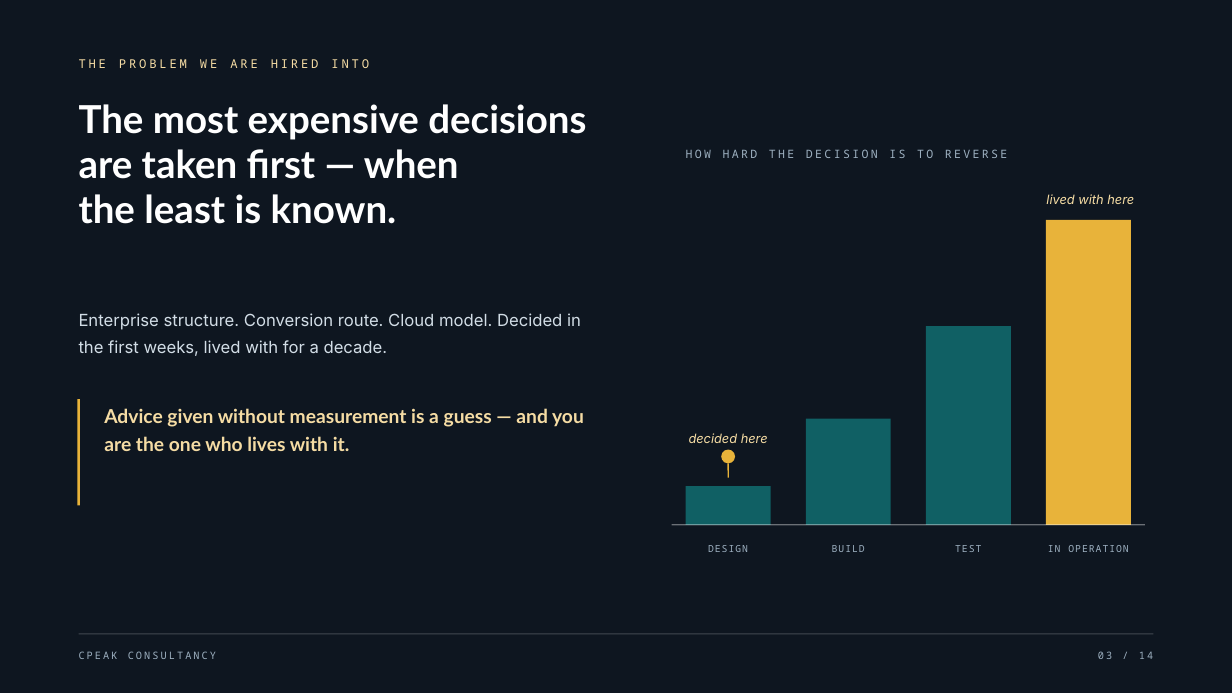
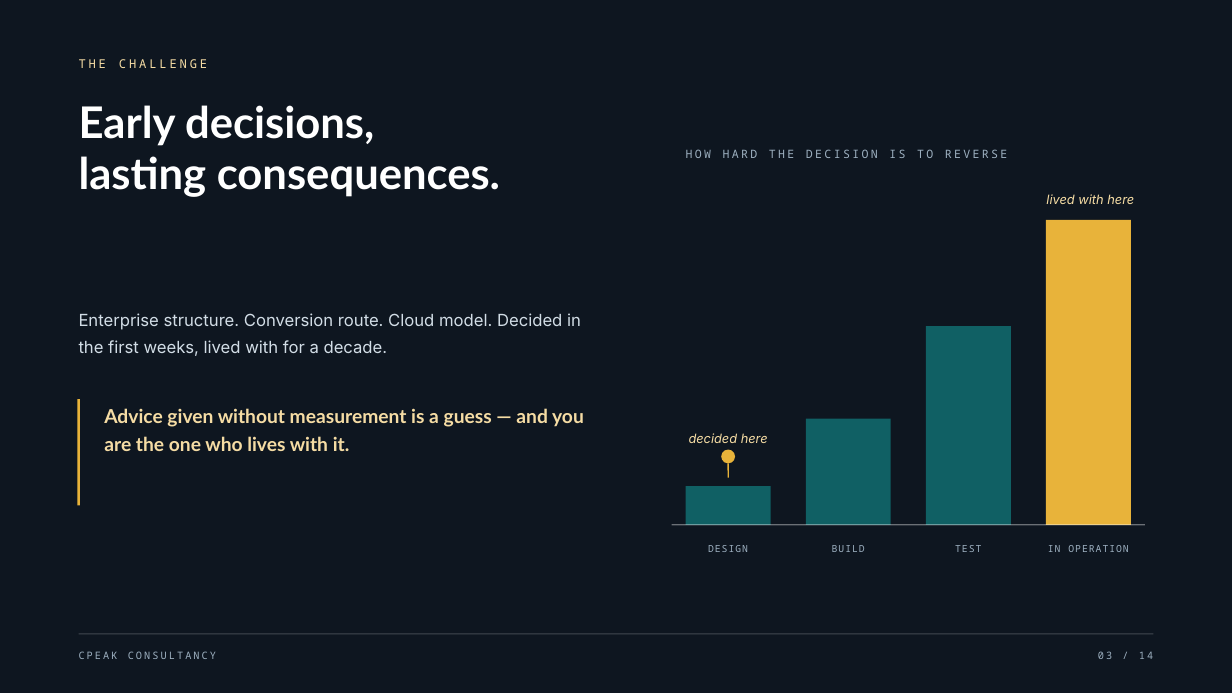
Before and after one commit to narinygt/Default, a slide deck: slide 3 of presentation/CPeak-Consultancy-Corporate-Presentation-EN.pptx. Drawn at 1232x693 pixels with LibreOffice and Linux fonts; fonts in the diff are those of the drawing; background and template pictures are left out. Boxes give left, top, right and bottom in pixels: in the first picture for what was removed or moved away, otherwise in the second. Text is boxed around its words. In the diff, an @@ line names an element or a change of style, - is before the commit and + after.

```diff
--- a/presentation/CPeak-Consultancy-Corporate-Presentation-EN.pptx
+++ b/presentation/CPeak-Consultancy-Corporate-Presentation-EN.pptx
@@ text at (79, 59, 207, 68): text changed @@
-THE PROBLEM WE ARE HIRED INTO
+THE CHALLENGE
@@ text at (79, 105, 500, 197): text changed; size 30 to 34 pt @@
-The most expensive decisions
-are taken first — when
-the least is known.
+Early decisions,
+lasting consequences.
```
Also in this commit, not shown: 13 other slides changed, 4 other files.
